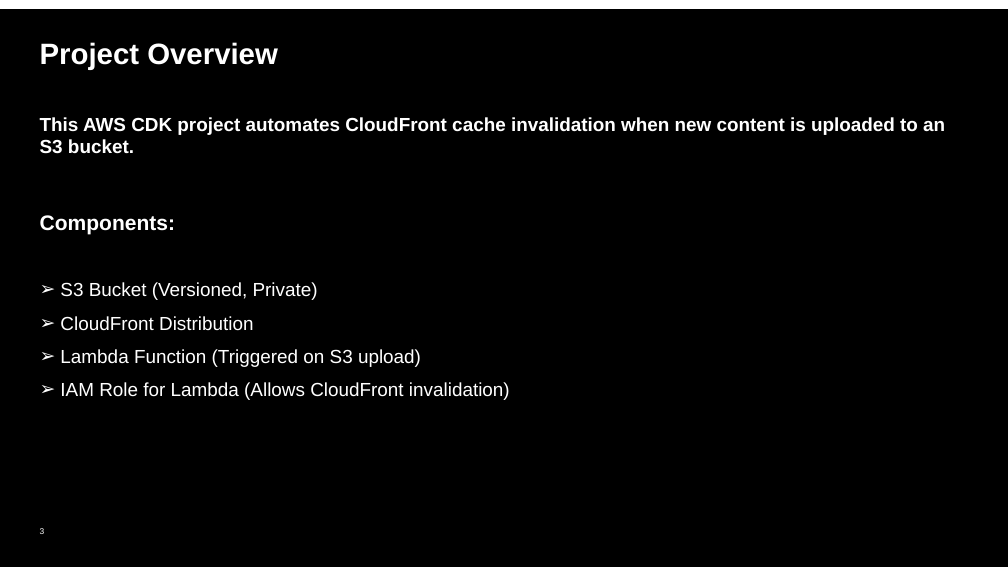
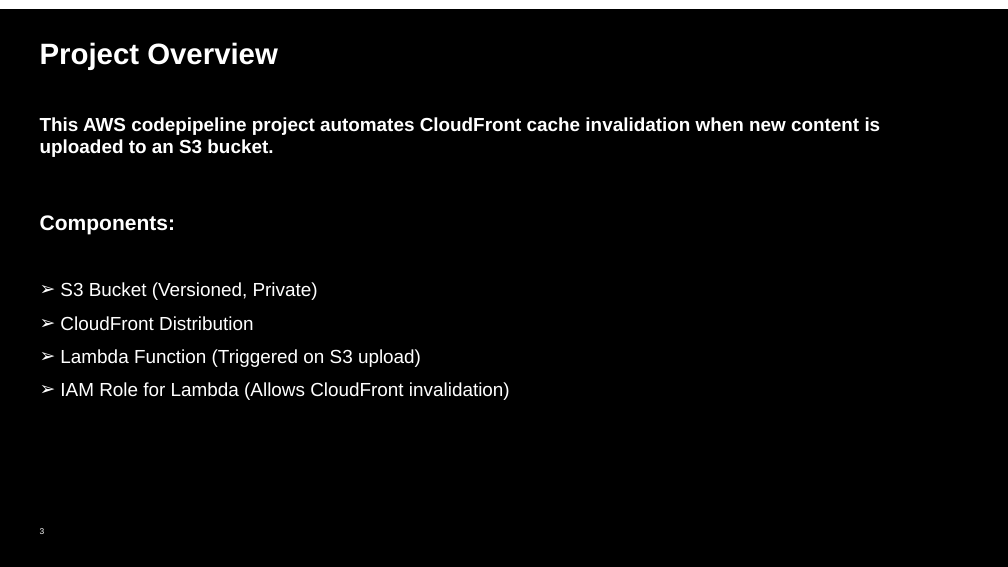
Before and after one commit to deepakrajatech/S3CFInvalidation, a slide deck: slide 3 of Cloudfront_Invalidation.pptx. Drawn at 1008x567 pixels with LibreOffice and Linux fonts; fonts in the diff are those of the drawing; background and template pictures are left out. Boxes give left, top, right and bottom in pixels: in the first picture for what was removed or moved away, otherwise in the second. Text is boxed around its words. In the diff, an @@ line names an element or a change of style, - is before the commit and + after.

```diff
--- a/Cloudfront_Invalidation.pptx
+++ b/Cloudfront_Invalidation.pptx
@@ text at (x1=40, y1=117, x2=881, y2=157): text changed @@
-This AWS CDK project automates CloudFront cache invalidation when new content is uploaded to an S3 bucket.
+This AWS codepipeline project automates CloudFront cache invalidation when new content is uploaded to an S3 bucket.
```
Also in this commit, not shown: 3 other slides changed, 2 slides added, 1 other file.
